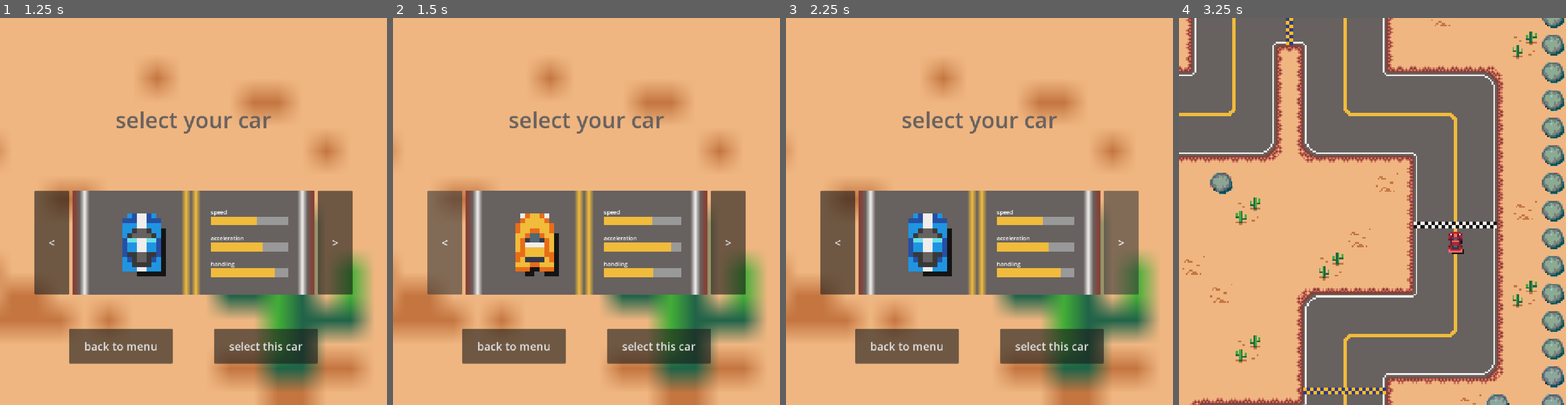
Above: before the commit, frames 1-4 (left to right).
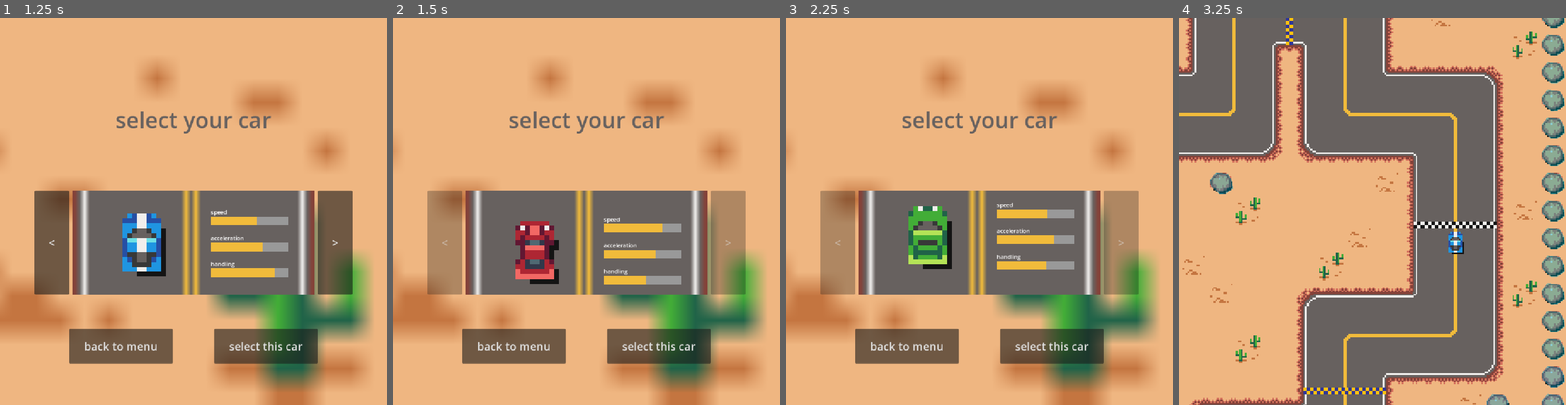
Above: after the commit, the same moments.

Repository: noeKieffer/First_Godot
Game: Godot game, scene res://scenes/main_menu.tscn
Same seed, same stepped clock (60 frames per second), same inputs: the game is played once before the commit and once after it.
Inputs:
- Up to frame 1 (1.25 s): click "jouer" at 0.5 s
- Up to frame 2 (1.5 s): click "<" at 1.25 s
- Up to frame 3 (2.25 s): click ">" at 2 s
- Up to frame 4 (3.25 s): click "select this car" at 2.75 s

Frame 1 is identical in both runs. In frame 2, 9.0% of the frame differs, in the area x 8-92%, y 44-72%; in frame 3, 8.9%; in frame 4, 0.2%.

Commit message:
car selection menu functional and beautiful

Diff:
--- a/project.godot
+++ b/project.godot
@@ -14,6 +14,10 @@
 run/main_scene="uid://cvv7gvvp36qga"
 config/features=PackedStringArray("4.6", "Forward Plus")
 config/icon="res://icon.svg"
+
+[autoload]
+
+Globals="*uid://bflbxarbbi6j1"
 
 [display]
 
--- a/scenes/cars/blue_car.tscn
+++ b/scenes/cars/blue_car.tscn
@@ -165,10 +165,3 @@
 
 [node name="CollisionShape2D" type="CollisionShape2D" parent="." unique_id=1137341217]
 shape = SubResource("RectangleShape2D_p5b87")
-
-[node name="Camera2D" type="Camera2D" parent="." unique_id=1145284229]
-limit_left = 0
-limit_top = 0
-limit_right = 2160
-limit_bottom = 2160
-position_smoothing_enabled = true
--- a/scenes/cars/green_car.tscn
+++ b/scenes/cars/green_car.tscn
@@ -165,10 +165,3 @@
 
 [node name="CollisionShape2D" type="CollisionShape2D" parent="." unique_id=417789321]
 shape = SubResource("RectangleShape2D_q571c")
-
-[node name="Camera2D" type="Camera2D" parent="." unique_id=1814160207]
-limit_left = 0
-limit_top = 0
-limit_right = 2160
-limit_bottom = 2160
-position_smoothing_enabled = true
--- a/scenes/cars/red_car.tscn
+++ b/scenes/cars/red_car.tscn
@@ -165,10 +165,3 @@
 
 [node name="CollisionShape2D" type="CollisionShape2D" parent="." unique_id=2067393562]
 shape = SubResource("RectangleShape2D_o8o5d")
-
-[node name="Camera2D" type="Camera2D" parent="." unique_id=544167769]
-limit_left = 0
-limit_top = 0
-limit_right = 2160
-limit_bottom = 2160
-position_smoothing_enabled = true
--- a/scenes/cars/yellow_car.tscn
+++ b/scenes/cars/yellow_car.tscn
@@ -165,10 +165,3 @@
 
 [node name="CollisionShape2D" type="CollisionShape2D" parent="." unique_id=1465498612]
 shape = SubResource("RectangleShape2D_y6iim")
-
-[node name="Camera2D" type="Camera2D" parent="." unique_id=325097512]
-limit_left = 0
-limit_top = 0
-limit_right = 2160
-limit_bottom = 2160
-position_smoothing_enabled = true
--- a/scenes/main.tscn
+++ b/scenes/main.tscn
@@ -1,10 +1,8 @@
 [gd_scene format=3 uid="uid://pujiyl6hacf7"]
 
 [ext_resource type="Script" uid="uid://djif50y8jqafe" path="res://scripts/main.gd" id="1_sugp2"]
-[ext_resource type="PackedScene" uid="uid://xqmj2negjvsr" path="res://scenes/cars/blue_car.tscn" id="4_jyhfs"]
 [ext_resource type="PackedScene" uid="uid://e1e27qng3lh4" path="res://scenes/map.tscn" id="4_tbgi4"]
 [ext_resource type="FontFile" uid="uid://ux83okvvv0na" path="res://fonts/Pixeled.ttf" id="4_tefeu"]
-[ext_resource type="PackedScene" uid="uid://cbduc31t072oj" path="res://scenes/cars/red_car.tscn" id="5_tbgi4"]
 
 [node name="Main" type="Node" unique_id=1200729674]
 script = ExtResource("1_sugp2")
@@ -47,13 +45,5 @@
 theme_override_colors/font_color = Color(0.106236584, 0.10623657, 0.10623657, 1)
 theme_override_fonts/font = ExtResource("4_tefeu")
 
-[node name="Red_car" parent="." unique_id=135977530 instance=ExtResource("5_tbgi4")]
-position = Vector2(-5.9604645e-08, 0)
-scale = Vector2(5, 5)
-
-[node name="Blue_car" parent="." unique_id=1880255409 instance=ExtResource("4_jyhfs")]
-position = Vector2(-5.9604645e-08, 0)
-scale = Vector2(5, 5)
-
 [connection signal="timeout" from="ScoreTimer" to="." method="_on_score_timer_timeout"]
 [connection signal="start_line_pass" from="desert_map" to="." method="_new_turn"]
--- a/scenes/vehicle_selection_menu.tscn
+++ b/scenes/vehicle_selection_menu.tscn
@@ -6,6 +6,8 @@
 [ext_resource type="PackedScene" uid="uid://0fq5fqah2k64" path="res://scenes/cars_stats/red_car_stats.tscn" id="4_qpmsd"]
 [ext_resource type="PackedScene" uid="uid://cvfeqdwxf03ty" path="res://scenes/cars_stats/green_car_stats.tscn" id="5_taj1w"]
 [ext_resource type="PackedScene" uid="uid://bhyioiapvny27" path="res://scenes/cars_stats/yellow_car_stats.tscn" id="6_c14s7"]
+
+[sub_resource type="StyleBoxFlat" id="StyleBoxFlat_c14s7"]
 
 [node name="vehicle_selection_menu" type="Control" unique_id=385589323]
 layout_mode = 3
@@ -27,6 +29,73 @@
 grow_vertical = 2
 texture = ExtResource("2_24w1i")
 expand_mode = 3
+
+[node name="Select_menu" type="PanelContainer" parent="." unique_id=1576568036]
+clip_children = 1
+layout_mode = 0
+offset_left = 210.0
+offset_top = 500.0
+offset_right = 910.0
+offset_bottom = 800.0
+theme_override_styles/panel = SubResource("StyleBoxFlat_c14s7")
+metadata/_edit_group_ = true
+
+[node name="road" type="Control" parent="Select_menu" unique_id=1057470140]
+layout_mode = 2
+metadata/_edit_group_ = true
+
+[node name="BlueCarStats" parent="Select_menu/road" unique_id=1850897355 instance=ExtResource("3_er5df")]
+layout_mode = 0
+anchors_preset = 0
+anchor_right = 0.0
+anchor_bottom = 0.0
+offset_left = 0.0
+offset_right = 0.0
+offset_bottom = 0.0
+grow_horizontal = 1
+grow_vertical = 1
+
+[node name="RedCarStats" parent="Select_menu/road" unique_id=571996153 instance=ExtResource("4_qpmsd")]
+layout_mode = 0
+anchors_preset = 0
+anchor_right = 0.0
+anchor_bottom = 0.0
+offset_top = 300.0
+offset_bottom = 300.0
+grow_horizontal = 1
+grow_vertical = 1
+
+[node name="GreenCarStats" parent="Select_menu/road" unique_id=1157391960 instance=ExtResource("5_taj1w")]
+layout_mode = 0
+anchors_preset = 0
+anchor_right = 0.0
+anchor_bottom = 0.0
+offset_top = 600.0
+offset_bottom = 600.0
+grow_horizontal = 1
+grow_vertical = 1
+
+[node name="YellowCarStats" parent="Select_menu/road" unique_id=2002530350 instance=ExtResource("6_c14s7")]
+layout_mode = 0
+anchors_preset = 0
+anchor_right = 0.0
+anchor_bottom = 0.0
+offset_top = 900.0
+offset_bottom = 900.0
+grow_horizontal = 1
+grow_vertical = 1
+
+[node name="BlueCarStats2" parent="Select_menu/road" unique_id=417608510 instance=ExtResource("3_er5df")]
+layout_mode = 0
+anchors_preset = 0
+anchor_right = 0.0
+anchor_bottom = 0.0
+offset_left = 0.0
+offset_top = 1200.0
+offset_right = 0.0
+offset_bottom = 1200.0
+grow_horizontal = 1
+grow_vertical = 1
 
 [node name="Label" type="Label" parent="." unique_id=997537952]
 layout_mode = 0
@@ -83,52 +152,6 @@
 theme_override_font_sizes/font_size = 32
 text = "back to menu"
 
-[node name="Select_menu" type="TabContainer" parent="." unique_id=1396574535]
-layout_mode = 0
-offset_left = 210.0
-offset_top = 500.0
-offset_right = 910.0
-offset_bottom = 800.0
-current_tab = 0
-tabs_visible = false
-
-[node name="blue" type="TabBar" parent="Select_menu" unique_id=1010316450]
-layout_mode = 2
-metadata/_tab_index = 0
-metadata/_tab_name = "blue"
-
-[node name="BlueCarStats" parent="Select_menu/blue" unique_id=834703030 instance=ExtResource("3_er5df")]
-layout_mode = 1
-offset_left = 0.0
-offset_right = -700.0
-offset_bottom = -269.0
-
-[node name="red" type="TabBar" parent="Select_menu" unique_id=538194893]
-visible = false
-layout_mode = 2
-metadata/_tab_index = 1
-
-[node name="RedCarStats" parent="Select_menu/red" unique_id=1832215023 instance=ExtResource("4_qpmsd")]
-layout_mode = 1
-offset_right = -700.0
-offset_bottom = -269.0
-
-[node name="green" type="TabBar" parent="Select_menu" unique_id=993310850]
-visible = false
-layout_mode = 2
-metadata/_tab_index = 2
-
-[node name="GreenCarStats" parent="Select_menu/green" unique_id=588569586 instance=ExtResource("5_taj1w")]
-layout_mode = 1
-
-[node name="yellow" type="TabBar" parent="Select_menu" unique_id=332760731]
-visible = false
-layout_mode = 2
-metadata/_tab_index = 3
-
-[node name="YellowCarStats" parent="Select_menu/yellow" unique_id=1712704067 instance=ExtResource("6_c14s7")]
-layout_mode = 1
-
 [connection signal="button_down" from="Prev_Button" to="." method="_prev_button_pressed"]
 [connection signal="button_down" from="Next_Button" to="." method="_next_button_pressed"]
 [connection signal="button_down" from="Select_Button" to="." method="_on_select_button_button_down"]
--- /dev/null
+++ b/scripts/globals.gd
@@ -0,0 +1,4 @@
+extends Node
+
+
+var car_color : String = ""
--- a/scripts/main.gd
+++ b/scripts/main.gd
@@ -1,17 +1,30 @@
 extends Node
 
 #var score
-@export var car_color: String
+#@export var car_color: String
 var time_elapsed: float
 var turn: int
 var best_time: float
+var player: MyCarClass = MyCarClass.new()
 
 # Called when the node enters the scene tree for the first time.
 func _ready() -> void:
 	$CanvasLayer/LapTimerLabel.hide()
-	new_game()
 	time_elapsed = 0.0
 	turn = 0
+	var what_is_the_color: PackedScene
+	if (Globals.car_color == "blue"):
+		what_is_the_color = load("res://scenes/cars/blue_car.tscn")
+	elif (Globals.car_color == "red"):
+		what_is_the_color = load("res://scenes/cars/red_car.tscn")
+	elif (Globals.car_color == "green"):
+		what_is_the_color = load("res://scenes/cars/green_car.tscn")
+	else:
+		what_is_the_color = load("res://scenes/cars/yellow_car.tscn")
+	player = what_is_the_color.instantiate()
+	add_child(player)
+	player.scale += Vector2(4,4)
+	new_game()
 
 # Called every frame. 'delta' is the elapsed time since the previous frame.
 func _process(_delta: float) -> void:
@@ -24,7 +37,8 @@
 	var start_size = $desert_map/start_line/CollisionShape2D.shape.get_rect().size.x + $desert_map/start_line/CollisionShape2D.shape.get_rect().size.y
 	var start_center = Vector2(((start_size / 2) * -sin(star_rot)) - (10 * cos(star_rot)), ((start_size / 2) * cos(star_rot)) + (10 * -sin(star_rot)))
 	$StartPosition.position = ($desert_map/start_line.position + start_center) * 5
-	$Red_car.start($StartPosition.position, $desert_map/start_line.rotation + PI / 2)
+	player.start($StartPosition.position, $desert_map/start_line.rotation + PI / 2)
+	#player.show()
 
 
 func _new_turn() -> void:
--- a/scripts/my_car_class.gd
+++ b/scripts/my_car_class.gd
@@ -6,12 +6,21 @@
 @export var rotation_factor = 7
 var speed = 0
 var screen_size
+var camera
 
 # Called when the node enters the scene tree for the first time.
 func _ready() -> void:
 	screen_size = get_viewport_rect().size
 	hide()
 	velocity = Vector2.ZERO
+	camera = Camera2D.new()
+	add_child(camera)
+	camera.limit_top = 0
+	camera.limit_left = 0
+	camera.limit_right = 2160
+	camera.limit_bottom = 2160
+	camera.position_smoothing_enabled = true
+	camera.make_current()
 
 
 # Called every frame. 'delta' is the elapsed time since the previous frame.
--- a/scripts/vehicle_selection_menu.gd
+++ b/scripts/vehicle_selection_menu.gd
@@ -1,15 +1,29 @@
 extends Control
 
-#@onready var main_menu: PackedScene = preload("res://scenes/main_menu.tscn")
-@onready var start_level: PackedScene = preload("res://scenes/main.tscn")
-## Called when the node enters the scene tree for the first time.
-#func _ready() -> void:
-	#pass # Replace with function body.
+
+#func _menu_button_pressed() -> void:
+	#get_tree().change_scene_to_file("res://scenes/main_menu.tscn")
 #
 #
-## Called every frame. 'delta' is the elapsed time since the previous frame.
-#func _process(delta: float) -> void:
-	#pass
+#func _prev_button_pressed() -> void:
+	#if (!$Select_menu.select_previous_available()):
+		#$Select_menu.current_tab = $Select_menu.get_tab_count() - 1
+#
+#
+#func _next_button_pressed() -> void:
+	#if (!$Select_menu.select_next_available()):
+		#$Select_menu.current_tab = 0
+#
+#
+#func _on_select_button_button_down() -> void:
+	#Globals.car_color = $Select_menu.get_tab_title($Select_menu.current_tab)
+	#get_tree().change_scene_to_file("res://scenes/main.tscn")
+
+
+var color = ["blue","red","green","yellow"]
+var i = 0
+var tween_lifetime = 0.7
+#@onready var tween = get_tree().create_tween()
 
 
 func _menu_button_pressed() -> void:
@@ -17,18 +31,35 @@
 
 
 func _prev_button_pressed() -> void:
-	if (!$Select_menu.select_previous_available()):
-		$Select_menu.current_tab = $Select_menu.get_tab_count() - 1
+	$Prev_Button.disabled = true
+	$Next_Button.disabled = true
+	var tween = get_tree().create_tween()
+	if ($Select_menu/road.position.y == 0):
+		i = 3
+		tween.tween_property($Select_menu/road, "position", $Select_menu/road.position + Vector2(0, -900), tween_lifetime)
+	else:
+		i -= 1
+		tween.tween_property($Select_menu/road, "position", $Select_menu/road.position + Vector2(0, 300), tween_lifetime)
+	await get_tree().create_timer(tween_lifetime).timeout
+	$Prev_Button.disabled = false
+	$Next_Button.disabled = false
 
 
 func _next_button_pressed() -> void:
-	if (!$Select_menu.select_next_available()):
-		$Select_menu.current_tab = 0
-
-
-#func _select_button_pressed() -> void:
-	#get_tree().change_scene_to_packed(start_level)
+	$Prev_Button.disabled = true
+	$Next_Button.disabled = true
+	var tween = get_tree().create_tween()
+	if ($Select_menu/road.position.y == -900):
+		i = 0
+		tween.tween_property($Select_menu/road, "position", $Select_menu/road.position + Vector2(0, 900), tween_lifetime)
+	else:
+		i += 1
+		tween.tween_property($Select_menu/road, "position", $Select_menu/road.position + Vector2(0, -300), tween_lifetime)
+	await get_tree().create_timer(tween_lifetime).timeout
+	$Prev_Button.disabled = false
+	$Next_Button.disabled = false
 
 
 func _on_select_button_button_down() -> void:
+	Globals.car_color = color[i]
 	get_tree().change_scene_to_file("res://scenes/main.tscn")
Not shown, added: scripts/globals.gd.uid
